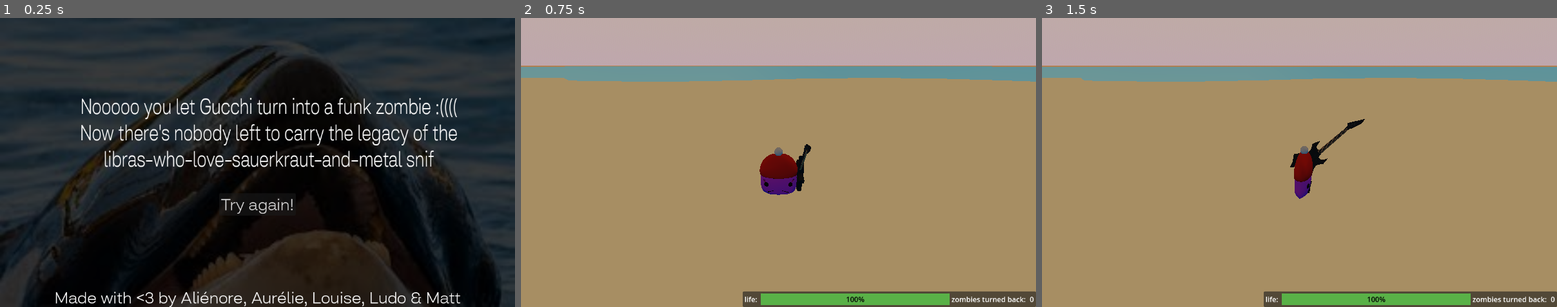
Above: before the commit, frames 1-3 (left to right).
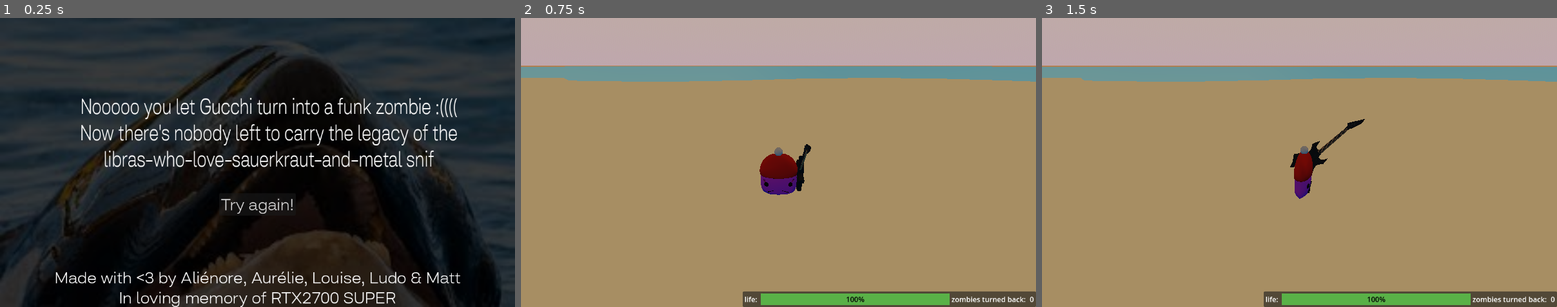
Above: after the commit, the same moments.

Repository: ChickenStorm/epic_game_jam_2023
Game: Godot game, scene res://menu/GameOver.tscn
Two runs of this game, one before a commit and one after it. Both use one fixed random seed, a clock stepped at 60 frames per second and the inputs below. This scene is started directly instead of the project's main scene. Sound files missing from this copy of the repository are replaced by a short silence.
Inputs (mouse positions are in pixels of both pictures, inside the frame that each line leads up to):
- Up to frame 1 (0.25 s): no input
- Up to frame 2 (0.75 s): click "Try again!" at 0.5 s
- Up to frame 3 (1.5 s): tap Enter at 1.25 s; move the mouse to (1412, 148) at 1.27 s; press the mouse at (1412, 148) at 1.28 s; hold D (move_right) from 1.28 s (still down)

The runs differ from the first frame. In frame 1, 2.3% of the frame differs, in the area x 10-90%, y 87-100%; in frame 2, nothing differs; in frame 3, nothing differs.

Commit message:
added RTX in the credits

Diff:
--- a/menu/GameOver.tscn
+++ b/menu/GameOver.tscn
@@ -68,7 +68,8 @@
 grow_vertical = 0
 theme_override_fonts/font = ExtResource("3_xp0o6")
 theme_override_font_sizes/font_size = 36
-text = "Made with <3 by Aliénore, Aurélie, Louise, Ludo & Matt"
+text = "Made with <3 by Aliénore, Aurélie, Louise, Ludo & Matt
+In loving memory of RTX2700 SUPER"
 horizontal_alignment = 1
 vertical_alignment = 1
 
--- a/menu/GameSuccess.tscn
+++ b/menu/GameSuccess.tscn
@@ -47,7 +47,8 @@
 grow_vertical = 0
 theme_override_fonts/font = ExtResource("3_foc1v")
 theme_override_font_sizes/font_size = 36
-text = "Made with <3 by Aliénore, Aurélie, Louise, Ludo & Matt"
+text = "Made with <3 by Aliénore, Aurélie, Louise, Ludo & Matt
+In loving memory of RTX2700 SUPER"
 horizontal_alignment = 1
 vertical_alignment = 1
 
